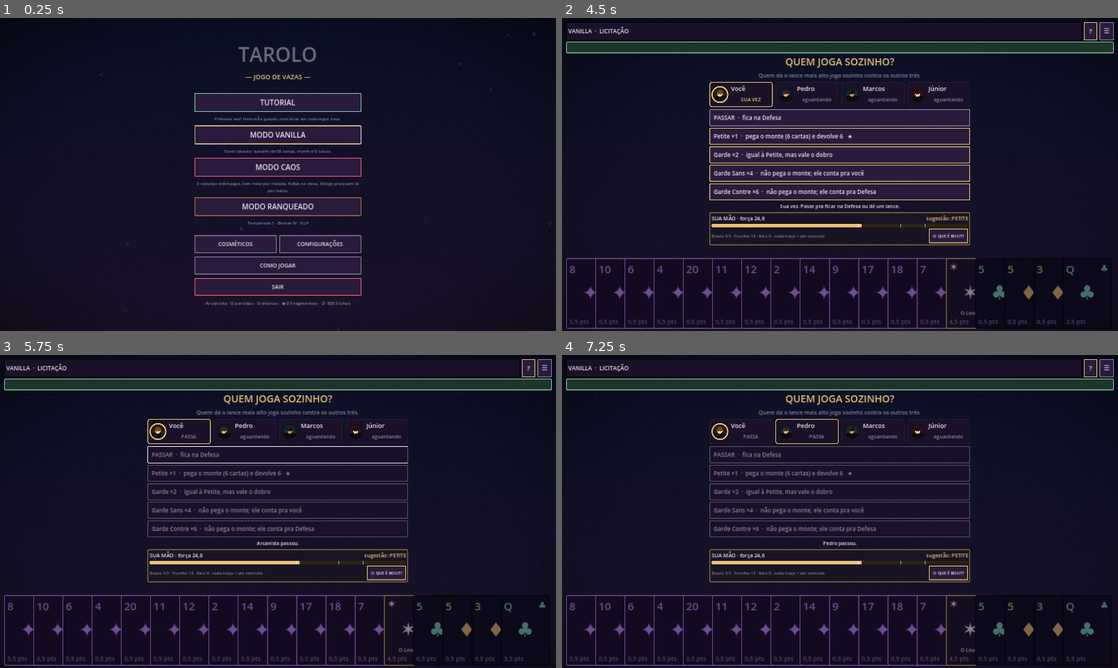
Above: before the commit, frames 1-4 (two rows, left to right).
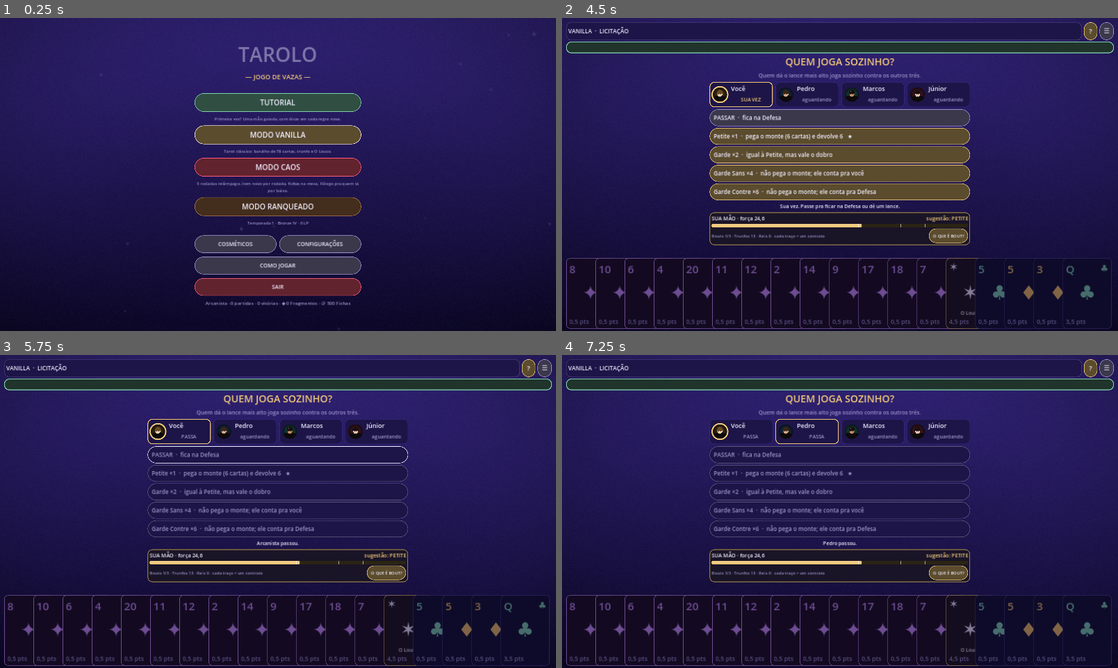
Above: after the commit, the same moments.

Repository: bluumcc/tarolo
Game: Godot game, scene res://scenes/MainMenu.tscn
The game is run twice, just before and just after one commit, with the same random seed, the same clock (stepped at 60 frames per second) and the same inputs.
Inputs:
- Up to frame 1 (0.25 s): no input
- Up to frame 2 (4.5 s): click "TUTORIAL" at 0.5 s; click "?" at 1.25 s; click "☰" at 2 s; click "O QUE É BOUT?" at 2.75 s; click "ENTENDI, PRÓXIMO" at 3.5 s; click "ENTENDI, PRÓXIMO" at 4.25 s
- Up to frame 3 (5.75 s): click "PASSAR · fica na Defesa" at 5 s
- Up to frame 4 (7.25 s): click "O QUE É BOUT?" at 5.75 s; click "FECHAR" at 6.5 s

The runs differ from the first frame. In frame 1, 75% of the frame differs, in the area x 0-100%, y 0-92%; in frame 2, 64%; in frame 3, 64%; in frame 4, 64%.

Commit message:
Visual novo: paleta índigo, painéis de vidro, botões em pílula e mesa oval com rivais sentados (Caos)
Co-Authored-By: Claude Sonnet 5.5 <noreply@anthropic.com>
Claude-Session: https://claude.ai/code/session_011qPhSZ6VtyM6UvSSPJpf4k

Diff:
--- a/scripts/ui/card_view.gd
+++ b/scripts/ui/card_view.gd
@@ -98,8 +98,8 @@
 func _refresh_border() -> void:
 	if data == null or not face_up:
 		return
-	var border := UIKit.BLACK
-	var bg := Color("#15122A")
+	var border := Color("#4A4290")
+	var bg := Color("#1A1544")
 	if data.is_louco():
 		border = UIKit.SUIT_COLORS[CardData.Suit.LOUCO]
 		bg = Color("#241a33")
@@ -110,7 +110,9 @@
 		border = UIKit.GOLD
 	if selected:
 		border = UIKit.GOLD
-	body.add_theme_stylebox_override("panel", UIKit.box(bg, border, 4 if selected else 3, 6, 6))
+	var sb := UIKit.box(bg, border, 4 if selected else 2, 6, 6)
+	sb.set_corner_radius_all(14)
+	body.add_theme_stylebox_override("panel", sb)
 
 
 # ------------------------------------------------------------------ input
--- a/scripts/ui/chaos_scene.gd
+++ b/scripts/ui/chaos_scene.gd
@@ -12,7 +12,8 @@
 const CARD_SCENE := preload("res://scenes/Card.tscn")
 
 ## As cartas da mão têm o tamanho cheio; as da mesa ficam menores pra caber 4 lado a lado.
-const TABLE_SCALE := 0.62
+const TABLE_SCALE := 0.54
+const SEAT_COLORS := [Color("#F0C879"), Color("#7FD1AE"), Color("#FF7A9C"), Color("#8FA0FF")]
 const TURN_SECONDS := 10.0   # tempo pra jogar; estourou, joga a carta mais fraca
 
 var engine := ChaosEngine.new()
@@ -42,7 +43,7 @@
 var turn_left := 0.0
 var main_area: BoxContainer
 var side_col: VBoxContainer
-var opp_hud: BoxContainer
+var seat_nodes: Array = []
 var first_round_done := false
 var info_label: Label
 var modifier_label: Label
@@ -151,56 +152,7 @@
 	center_col.add_theme_constant_override("separation", 12)
 	main_area.add_child(center_col)
 
-	# Placar dos outros 3 jogadores. Toque abre/fecha o detalhe.
-	opp_hud = BoxContainer.new()
-	opp_hud.add_theme_constant_override("separation", 10)
-	side_col.add_child(opp_hud)
-	for p in range(1, engine.num_players):
-		# O card em si reage a toque — abre/fecha o detalhe (pontos da rodada, cartas
-		# na mão). Por padrão só mostra o essencial: quem é, quanto tem.
-		var badge := UIKit.panel(UIKit.PURPLE_DEEP, UIKit.MUTED, 14)
-		badge.mouse_filter = Control.MOUSE_FILTER_STOP
-		badge.size_flags_horizontal = Control.SIZE_EXPAND_FILL
-		var outer := VBoxContainer.new()
-		outer.mouse_filter = Control.MOUSE_FILTER_IGNORE
-		outer.add_theme_constant_override("separation", 2)
-		badge.add_child(outer)
-
-		var top_row := HBoxContainer.new()
-		top_row.mouse_filter = Control.MOUSE_FILTER_IGNORE
-		outer.add_child(top_row)
-		var title_label := UIKit.label(str(config["names"][p]).to_upper(), 16, UIKit.MUTED)
-		title_label.size_flags_horizontal = Control.SIZE_EXPAND_FILL
-		top_row.add_child(title_label)
-		var chevron := UIKit.label("▸", 15, UIKit.MUTED)
-		top_row.add_child(chevron)
-		var total := UIKit.label("0,0 pts", 25, UIKit.INK)
-		outer.add_child(total)
-
-		var detail := VBoxContainer.new()
-		detail.mouse_filter = Control.MOUSE_FILTER_IGNORE
-		detail.visible = false
-		detail.add_theme_constant_override("separation", 1)
-		outer.add_child(detail)
-		var rp := UIKit.label("+0,0 na rodada", 15, UIKit.MUTED)
-		detail.add_child(rp)
-		var cards_label := UIKit.label("", 15, UIKit.MUTED)
-		detail.add_child(cards_label)
-
-		badge.gui_input.connect(func(event: InputEvent):
-			if event is InputEventMouseButton and event.pressed and event.button_index == MOUSE_BUTTON_LEFT:
-				Sfx.play("tick")
-				detail.visible = not detail.visible
-				chevron.text = "▾" if detail.visible else "▸")
-
-		opp_hud.add_child(badge)
-		hud_badges[p] = badge
-		hud_titles[p] = title_label
-		hud_totals[p] = total
-		hud_round_pts[p] = rp
-		hud_cards[p] = cards_label
-		seat_avatars[p] = badge
-
+	# (Os 3 rivais ficam sentados ao redor da mesa — veja _build_seats.)
 
 	# Regra da rodada — aviso fixo, sempre visível.
 	var mod_box := UIKit.panel(UIKit.OK.darkened(0.75), UIKit.OK, 10)
@@ -236,11 +188,13 @@
 	# Mesa de jogo — só a vaza atual, cada carta numa vaga fixa por assento.
 	table_center = Panel.new()
 	table_center.name = "TableCenter"
-	table_center.custom_minimum_size = Vector2(0, 260)
+	table_center.custom_minimum_size = Vector2(0, 400)
 	table_center.size_flags_vertical = Control.SIZE_EXPAND_FILL
-	table_center.add_theme_stylebox_override("panel", UIKit.box(Color(0.06, 0.05, 0.12, 0.65), UIKit.PURPLE, 3, 24, 0))
+	table_center.add_theme_stylebox_override("panel", UIKit.box(Color(0.10, 0.08, 0.30, 0.85), Color("#5B4FC9"), 3, 200, 0))
 	table_center.mouse_filter = Control.MOUSE_FILTER_IGNORE
 	center_col.add_child(table_center)
+	_build_seats()
+	table_center.resized.connect(_layout_table)
 
 	status_label = UIKit.label("", 21, UIKit.INK, HORIZONTAL_ALIGNMENT_CENTER)
 	status_label.autowrap_mode = TextServer.AUTOWRAP_WORD_SMART
@@ -331,11 +285,11 @@
 func _apply_orientation() -> void:
 	var wide := _is_wide()
 	main_area.vertical = not wide
-	side_col.custom_minimum_size.x = 560 if wide else 0
-	opp_hud.vertical = wide
-	table_center.custom_minimum_size.y = 300 if wide else 250
-	for p in range(1, engine.num_players):
-		(hud_badges[p] as Control).size_flags_horizontal = Control.SIZE_EXPAND_FILL
+	side_col.custom_minimum_size.x = 420 if wide else 0
+	modifier_expanded = wide
+	_refresh_hud()
+	table_center.custom_minimum_size.y = 420 if wide else 400
+	_layout_table()
 
 
 func _on_resize() -> void:
@@ -344,10 +298,55 @@
 	_layout_hand()
 
 
+## Rivais sentados ao redor da mesa: avatar redondo (inicial + cor), nome e pontos embaixo.
+func _build_seats() -> void:
+	seat_nodes.resize(engine.num_players)
+	for p in range(1, engine.num_players):
+		var seat := VBoxContainer.new()
+		seat.mouse_filter = Control.MOUSE_FILTER_IGNORE
+		seat.add_theme_constant_override("separation", 2)
+		seat.alignment = BoxContainer.ALIGNMENT_CENTER
+		var ring := PanelContainer.new()
+		ring.custom_minimum_size = Vector2(76, 76)
+		ring.pivot_offset = Vector2(38, 38)
+		ring.size_flags_horizontal = Control.SIZE_SHRINK_CENTER
+		ring.mouse_filter = Control.MOUSE_FILTER_IGNORE
+		var letter := UIKit.label(str(config["names"][p]).substr(0, 1).to_upper(), 34, SEAT_COLORS[p % SEAT_COLORS.size()], HORIZONTAL_ALIGNMENT_CENTER)
+		letter.vertical_alignment = VERTICAL_ALIGNMENT_CENTER
+		ring.add_child(letter)
+		seat.add_child(ring)
+		var name_l := UIKit.label("", 16, UIKit.MUTED, HORIZONTAL_ALIGNMENT_CENTER)
+		seat.add_child(name_l)
+		var pts_l := UIKit.label("0,0 pts", 20, UIKit.INK, HORIZONTAL_ALIGNMENT_CENTER)
+		seat.add_child(pts_l)
+		seat.custom_minimum_size = Vector2(130, 0)
+		table_center.add_child(seat)
+		seat_nodes[p] = seat
+		hud_badges[p] = seat
+		hud_titles[p] = name_l
+		hud_totals[p] = pts_l
+		hud_round_pts[p] = Label.new()
+		hud_cards[p] = Label.new()
+		seat_avatars[p] = ring
+
+
+func _seat_pos(p: int) -> Vector2:
+	var sz := table_center.size
+	var seat: Control = seat_nodes[p]
+	var w := 130.0
+	match p:
+		1: return Vector2(10.0, sz.y * 0.5 - 20.0)
+		2: return Vector2((sz.x - w) / 2.0, 6.0)
+		_: return Vector2(sz.x - w - 10.0, sz.y * 0.5 - 20.0)
+
+
 ## Reposiciona as cartas já em jogo quando a mesa muda de tamanho (ex.: virar o celular).
 func _layout_table() -> void:
 	if table_center == null:
 		return
+	for p in range(1, engine.num_players):
+		if seat_nodes.size() > p and seat_nodes[p] != null:
+			(seat_nodes[p] as Control).position = _seat_pos(p)
 	for v in table_views:
 		var cv: CardView = v["view"]
 		cv.position = _slot_pos(int(v["player"]))
@@ -358,11 +357,11 @@
 ## parecer preso a paisagem mesmo rodando em celular).
 func _slot_pos(player: int) -> Vector2:
 	var n := maxi(engine.num_players, 1)
-	var usable_w := maxf(table_center.size.x - 24.0, CardView.SIZE.x * TABLE_SCALE * n)
-	var slot_w := minf(usable_w / float(n), CardView.SIZE.x + 40.0)
-	var start := 12.0 + (usable_w - slot_w * n) / 2.0
-	var cx := start + slot_w * (player + 0.5)
-	return Vector2(cx - CardView.SIZE.x / 2.0, (table_center.size.y - CardView.SIZE.y) / 2.0)
+	var card_w := CardView.SIZE.x * TABLE_SCALE
+	var slot_w := card_w + 14.0
+	var start := (table_center.size.x - slot_w * n) / 2.0 + 7.0 - (CardView.SIZE.x - card_w) / 2.0
+	var y := table_center.size.y * 0.60 - CardView.SIZE.y / 2.0
+	return Vector2(start + slot_w * player, y)
 
 
 ## As cartas nunca encolhem: fileira reta ou leque, escolhido em Configurações — nos dois
@@ -455,7 +454,9 @@
 		var accent := UIKit.GOLD if active else UIKit.MUTED
 		if p == engine.folego_player:
 			accent = UIKit.OK if not active else UIKit.GOLD
-		avatar.add_theme_stylebox_override("panel", UIKit.box(UIKit.PURPLE_DEEP, accent, 4 if active else 2, 10, 14))
+		var ring := UIKit.box(UIKit.PURPLE_DEEP, accent, 5 if active else 3, 60, 0)
+		ring.set_corner_radius_all(40)
+		avatar.add_theme_stylebox_override("panel", ring)
 		if not active:
 			avatar.scale = Vector2.ONE
 	if turn_player > 0:
--- a/scripts/ui/ui_kit.gd
+++ b/scripts/ui/ui_kit.gd
@@ -2,13 +2,14 @@
 extends RefCounted
 ## Paleta Dark Brutalist e fábrica de estilos/nós Control reutilizados pelas cenas.
 
-const NIGHT := Color("#0B1026")
-const PURPLE := Color("#2A1B3D")
-const PURPLE_DEEP := Color("#1A1128")
+const NIGHT := Color("#0E0A2B")
+const PURPLE := Color("#33267A")
+const PURPLE_DEEP := Color("#1D1547")
 const BLACK := Color("#07070B")
-const INK := Color("#EDE6F2")
-const MUTED := Color("#8C82A3")
-const GOLD := Color("#E8C170")
+const INK := Color("#F1EEFF")
+const MUTED := Color("#9C93C9")
+const GOLD := Color("#F0C879")
+const VIOLET := Color("#7C6CFF")  ## destaque principal (botão primário, barras)
 const DANGER := Color("#FF5C7A")
 const OK := Color("#7FD1AE")
 const CHIPS := Color("#5FA8FF")
@@ -33,10 +34,17 @@
 static func box(bg: Color, border: Color = BLACK, border_w: int = 3, radius: int = 4, pad: int = 12) -> StyleBoxFlat:
 	var sb := StyleBoxFlat.new()
 	sb.bg_color = bg
-	sb.border_color = border
+	# Visual "vidro": borda preta vira um filete claro translúcido, cantos bem arredondados.
+	if border == BLACK:
+		sb.border_color = Color(1, 1, 1, 0.10)
+		border_w = mini(border_w, 2)
+	else:
+		sb.border_color = border
+		border_w = mini(border_w, 3)
 	sb.set_border_width_all(border_w)
-	sb.set_corner_radius_all(radius)
+	sb.set_corner_radius_all(maxi(radius, 18))
 	sb.set_content_margin_all(pad)
+	sb.anti_aliasing = true
 	return sb
 
 
@@ -61,13 +69,25 @@
 	b.add_theme_color_override("font_pressed_color", BLACK)
 	b.add_theme_color_override("font_focus_color", INK)
 	b.add_theme_color_override("font_disabled_color", MUTED)
-	b.add_theme_stylebox_override("normal", box(PURPLE, accent, 3, 2, 16))
-	b.add_theme_stylebox_override("hover", box(accent, accent, 3, 2, 16))
-	b.add_theme_stylebox_override("pressed", box(accent.darkened(0.2), INK, 3, 2, 16))
-	b.add_theme_stylebox_override("focus", box(Color(0, 0, 0, 0), INK, 2, 2, 16))
-	b.add_theme_stylebox_override("disabled", box(PURPLE_DEEP, MUTED.darkened(0.4), 3, 2, 16))
+	b.add_theme_stylebox_override("normal", pill(accent.darkened(0.62), accent))
+	b.add_theme_stylebox_override("hover", pill(accent, accent))
+	b.add_theme_stylebox_override("pressed", pill(accent.darkened(0.2), INK))
+	b.add_theme_stylebox_override("focus", pill(Color(0, 0, 0, 0), INK))
+	b.add_theme_stylebox_override("disabled", pill(PURPLE_DEEP, MUTED.darkened(0.4)))
 	b.pressed.connect(func(): sfx("tick"))
 	return b
+
+
+## Botão em pílula (cantos totalmente arredondados), como nos apps de cartas modernos.
+static func pill(bg: Color, border: Color) -> StyleBoxFlat:
+	var sb := StyleBoxFlat.new()
+	sb.bg_color = bg
+	sb.border_color = border
+	sb.set_border_width_all(2)
+	sb.set_corner_radius_all(40)
+	sb.set_content_margin_all(16)
+	sb.anti_aliasing = true
+	return sb
 
 
 ## Toca um efeito via autoload `Sfx` (resolvido em runtime para o kit funcionar fora da árvore).
--- a/shaders/background.gdshader
+++ b/shaders/background.gdshader
@@ -1,8 +1,8 @@
 shader_type canvas_item;
 // Fundo atmosférico: gradiente azul-noite -> roxo fosco com grão e vinheta.
 
-uniform vec4 top_color : source_color = vec4(0.043, 0.063, 0.149, 1.0);
-uniform vec4 bottom_color : source_color = vec4(0.102, 0.067, 0.157, 1.0);
+uniform vec4 top_color : source_color = vec4(0.20, 0.14, 0.48, 1.0);
+uniform vec4 bottom_color : source_color = vec4(0.055, 0.035, 0.17, 1.0);
 
 float hash(vec2 p) {
 	return fract(sin(dot(p, vec2(12.9898, 78.233))) * 43758.5453);
@@ -13,7 +13,7 @@
 	float wave = 0.04 * sin(uv.x * 3.0 + TIME * 0.2);
 	vec3 col = mix(top_color.rgb, bottom_color.rgb, clamp(uv.y + wave, 0.0, 1.0));
 	float d = distance(uv, vec2(0.5, 0.55));
-	col *= 1.0 - smoothstep(0.35, 0.95, d) * 0.65;
+	col *= 1.0 - smoothstep(0.35, 0.95, d) * 0.45;
 	col += (hash(uv * 800.0 + fract(TIME)) - 0.5) * 0.025;
 	COLOR = vec4(col, 1.0);
 }
Not shown, changed: docs/play/index.html
Not shown, changed: docs/play/index.pck
